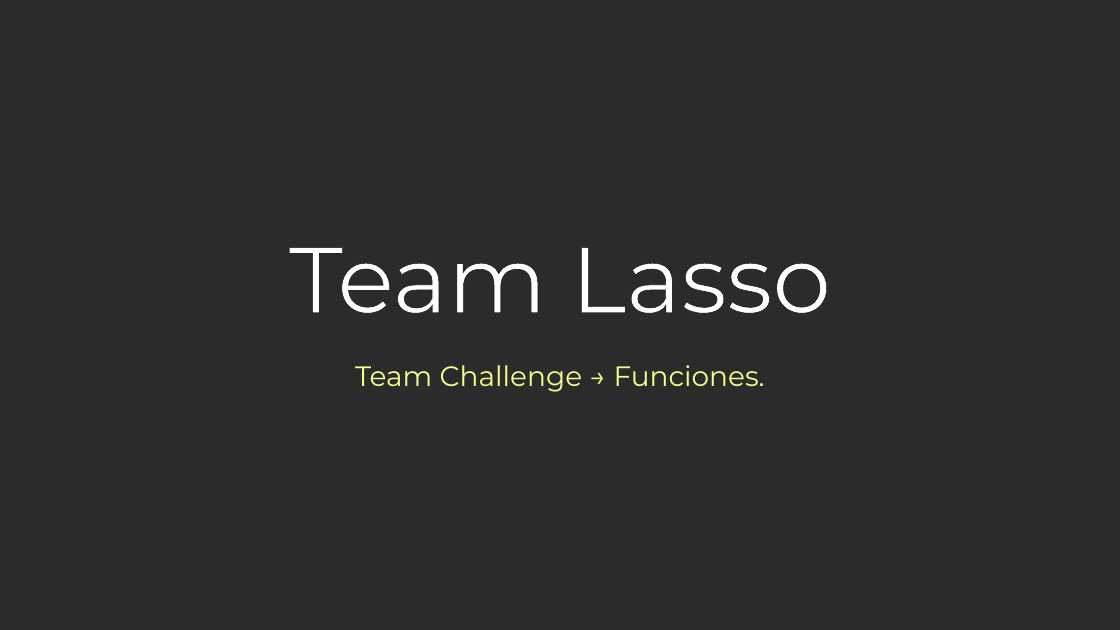
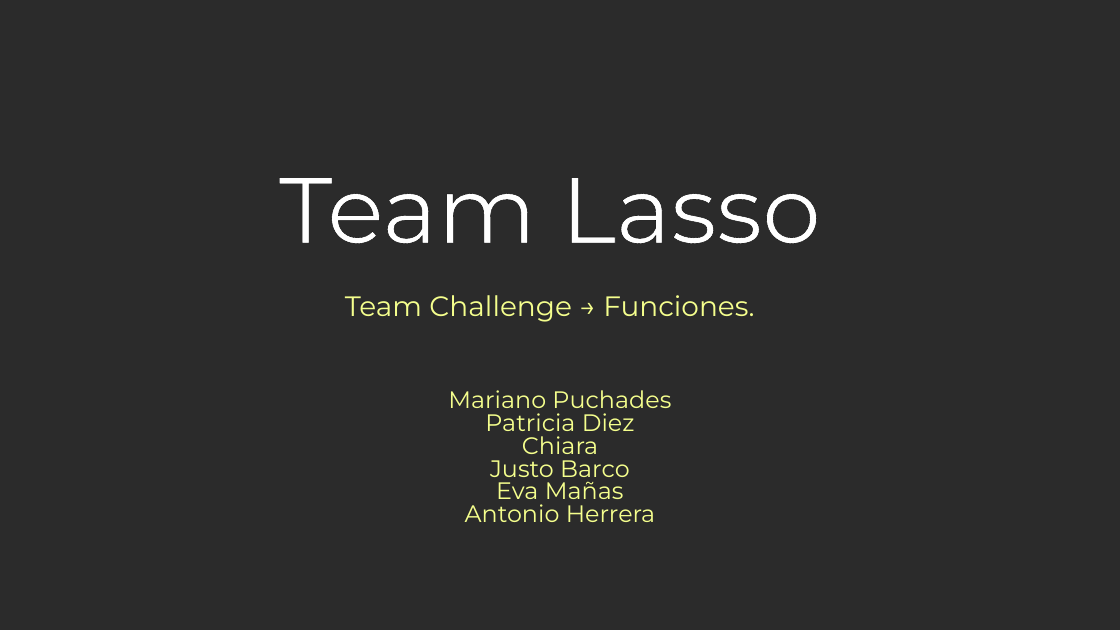
Before and after one commit to mPuchadesdo/Team-Challenge---Team-Lasso, a slide deck: slide 1 of Team_Lasso.pptx. Drawn at 1120x630 pixels with LibreOffice and Linux fonts; fonts in the diff are those of the drawing; background and template pictures are left out; a plain dark background stands for a picture behind light text. Boxes give left, top, right and bottom in pixels: in the first picture for what was removed or moved away, otherwise in the second. Text is boxed around its words. In the diff, an @@ line names an element or a change of style, - is before the commit and + after.

Commit message:
JBC: Update ppt

```diff
--- a/Team_Lasso.pptx
+++ b/Team_Lasso.pptx
@@ title "Team Lasso": place and size @@
-title "Team Lasso" at (289,248,831,313)
+title "Team Lasso" at (279,178,821,244)
@@ subtitle "Team Challenge → Funciones.": place and size @@
-subtitle "Team Challenge → Funciones." at (355,365,765,392)
+subtitle "Team Challenge → Funciones." at (345,295,754,322)
@@ text added at (448,390,671,522), 15.3 pt, text #F5FF8D @@
+Mariano Puchades
+Patricia Diez
+Chiara
+Justo Barco
+Eva Mañas
+Antonio Herrera
```
Also in this commit, not shown: 1 other slide changed, 1 slide added.
